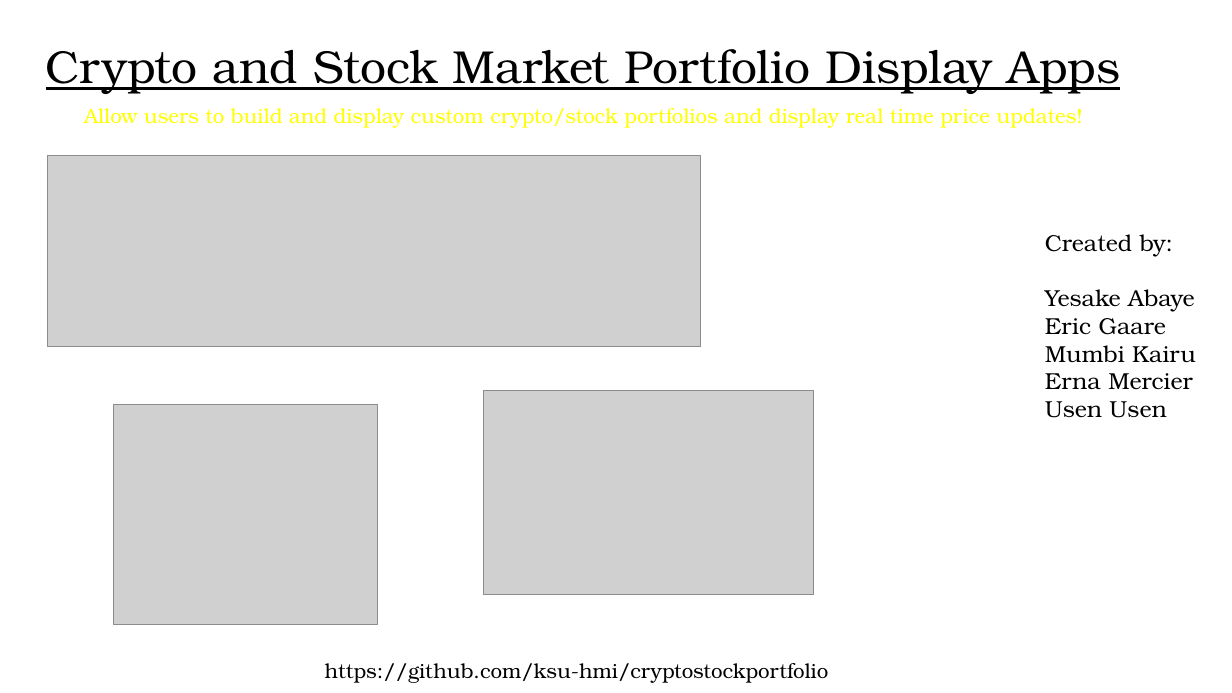
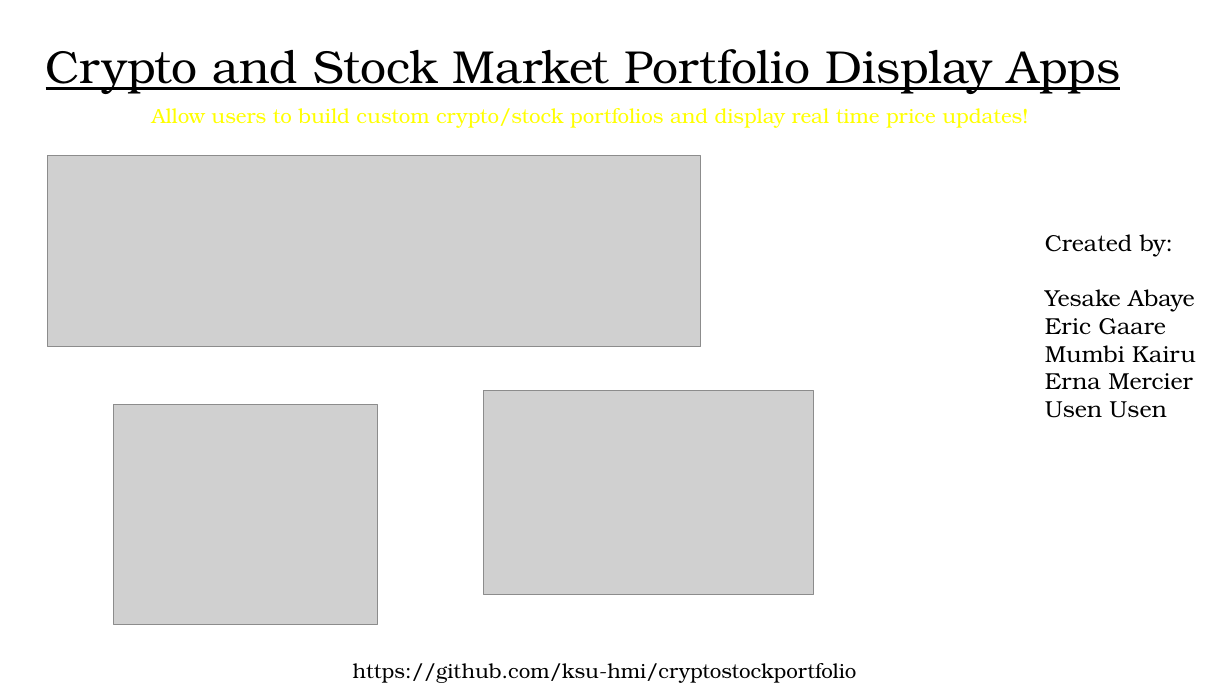
Before and after one commit to ksu-hmi/cryptostockportfolio, a slide deck: slide 1 of splashscreen_cryptostock.pptx. Drawn at 1232x693 pixels with LibreOffice and Linux fonts; fonts in the diff are those of the drawing; grey boxes stand for pictures; background and template pictures are left out. Boxes give left, top, right and bottom in pixels: in the first picture for what was removed or moved away, otherwise in the second. Text is boxed around its words. In the diff, an @@ line names an element or a change of style, - is before the commit and + after.

```diff
--- a/splashscreen_cryptostock.pptx
+++ b/splashscreen_cryptostock.pptx
@@ text at (152,108,1028,128): text changed @@
-Allow users to build and display custom crypto/stock portfolios and display real time price updates!
+Allow users to build custom crypto/stock portfolios and display real time price updates!
@@ text "https://github.com/ksu-hmi/cryptostockportfolio": place and size @@
-text "https://github.com/ksu-hmi/cryptostockportfolio" at (325,663,829,683)
+text "https://github.com/ksu-hmi/cryptostockportfolio" at (353,663,857,683)
```
